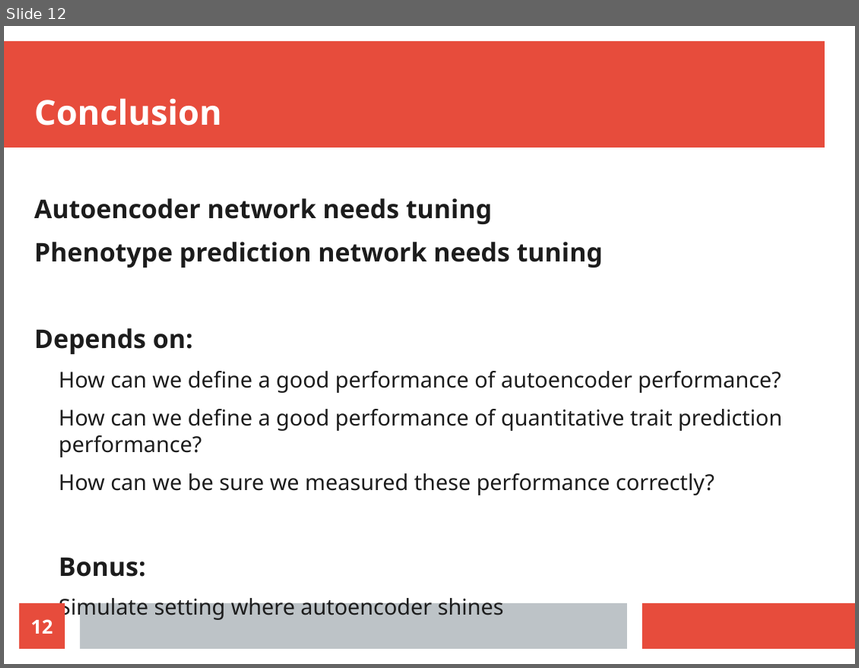
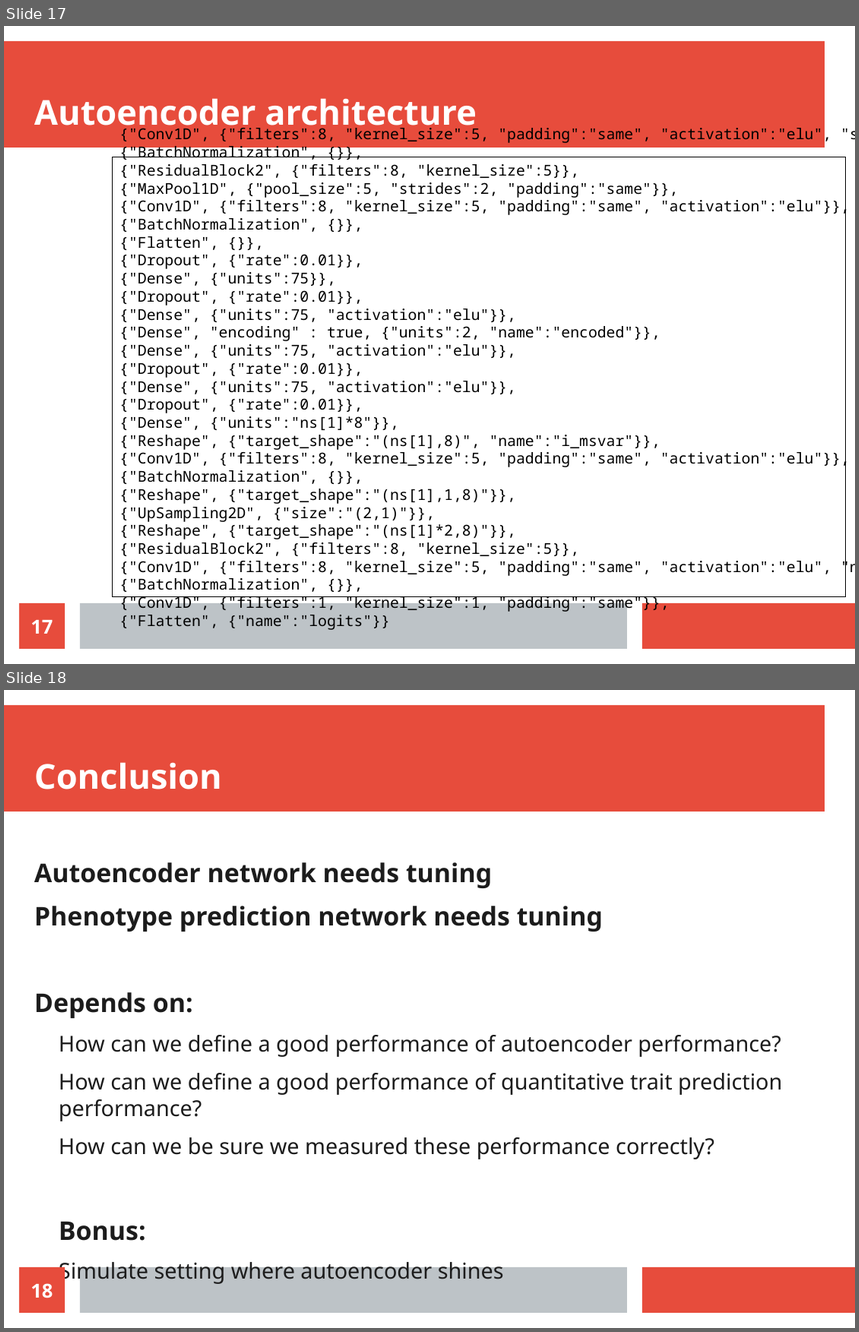
Before and after one commit to richelbilderbeek/science_presentation_20220305, a slide deck: science_presentation_20220305.odp. Shown one above the other, each under a label of ours: slide 12 before the commit, slides 17 and 18 after it. The pictures are 859x668 and 859x1332 pixels, drawn with LibreOffice and Linux fonts; fonts in the diff are those of the drawing. Boxes give left, top, right and bottom in pixels: in the first picture for what was removed or moved away, otherwise in the second. Text is boxed around its words. In the diff, an @@ line names an element or a change of style, - is before the commit and + after.

```diff
--- a/science_presentation_20220305.odp
+++ b/science_presentation_20220305.odp
@@ slide 17 added at (4,26,855,664), background #FFFFFF; not listed: 3 template elements that a slide beside it also shows @@
@@ title added at (34,98,477,135), 32 pt, text #FFFFFF, bold @@
+Autoencoder architecture
@@ rectangle added at (112,157,846,598), fill #FFFFFF, outline #000000 0 pt, 14 pt, text #000000 @@
+{"Conv1D", {"filters":8, "kernel_size":5, "padding":"same", "activation":"elu", "strides":1}},
+{"BatchNormalization", {}},
+{"ResidualBlock2", {"filters":8, "kernel_size":5}},
+{"MaxPool1D", {"pool_size":5, "strides":2, "padding":"same"}},
+{"Conv1D", {"filters":8, "kernel_size":5, "padding":"same", "activation":"elu"}},
+{"BatchNormalization", {}},
+{"Flatten", {}},
+{"Dropout", {"rate":0.01}},
+{"Dense", {"units":75}},
+{"Dropout", {"rate":0.01}},
+{"Dense", {"units":75, "activation":"elu"}},
+{"Dense", "encoding" : true, {"units":2, "name":"encoded"}},
+{"Dense", {"units":75, "activation":"elu"}},
+{"Dropout", {"rate":0.01}},
+{"Dense", {"units":75, "activation":"elu"}},
+{"Dropout", {"rate":0.01}},
+{"Dense", {"units":"ns[1]*8"}},
+{"Reshape", {"target_shape":"(ns[1],8)", "name":"i_msvar"}},
+{"Conv1D", {"filters":8, "kernel_size":5, "padding":"same", "activation":"elu"}},
+{"BatchNormalization", {}},
+{"Reshape", {"target_shape":"(ns[1],1,8)"}},
+{"UpSampling2D", {"size":"(2,1)"}},
+{"Reshape", {"target_shape":"(ns[1]*2,8)"}},
+{"ResidualBlock2", {"filters":8, "kernel_size":5}},
+{"Conv1D", {"filters":8, "kernel_size":5, "padding":"same", "activation":"elu", "name":"nms"}},
+{"BatchNormalization", {}},
+{"Conv1D", {"filters":1, "kernel_size":1, "padding":"same"}},
+{"Flatten", {"name":"logits"}}
@@ page number added at (19,604,65,649), fill #E74C3C, 18 pt, text #FFFFFF, bold @@
+17
@@ what was slide 12 is now slide 18 @@
@@ page number at (31,1284,53,1299): text changed @@
-12
+18
```
Also in this commit, not shown: 6 slides changed, 7 other slides added, 2 slides removed, 4 other files.
